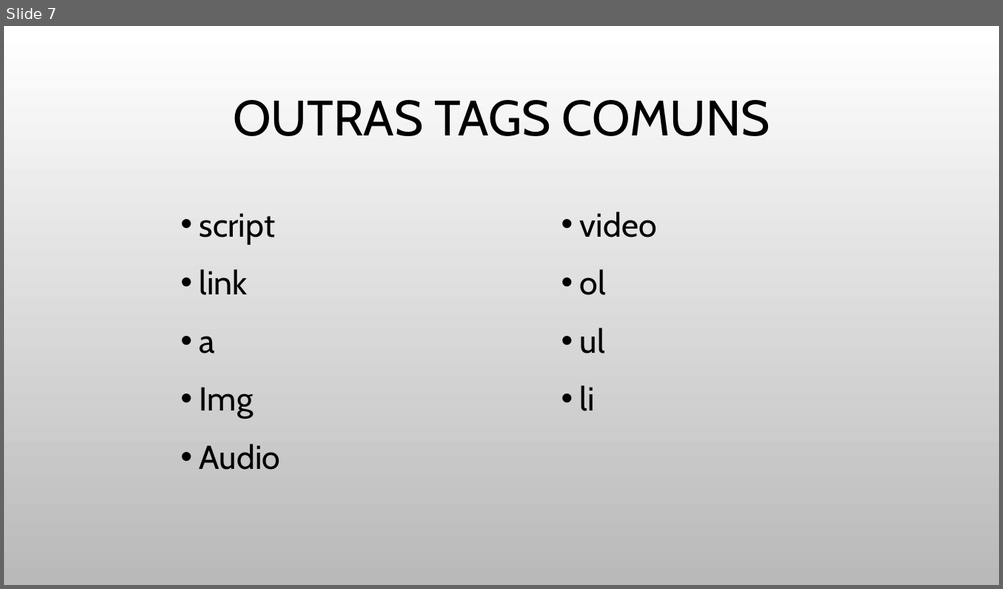
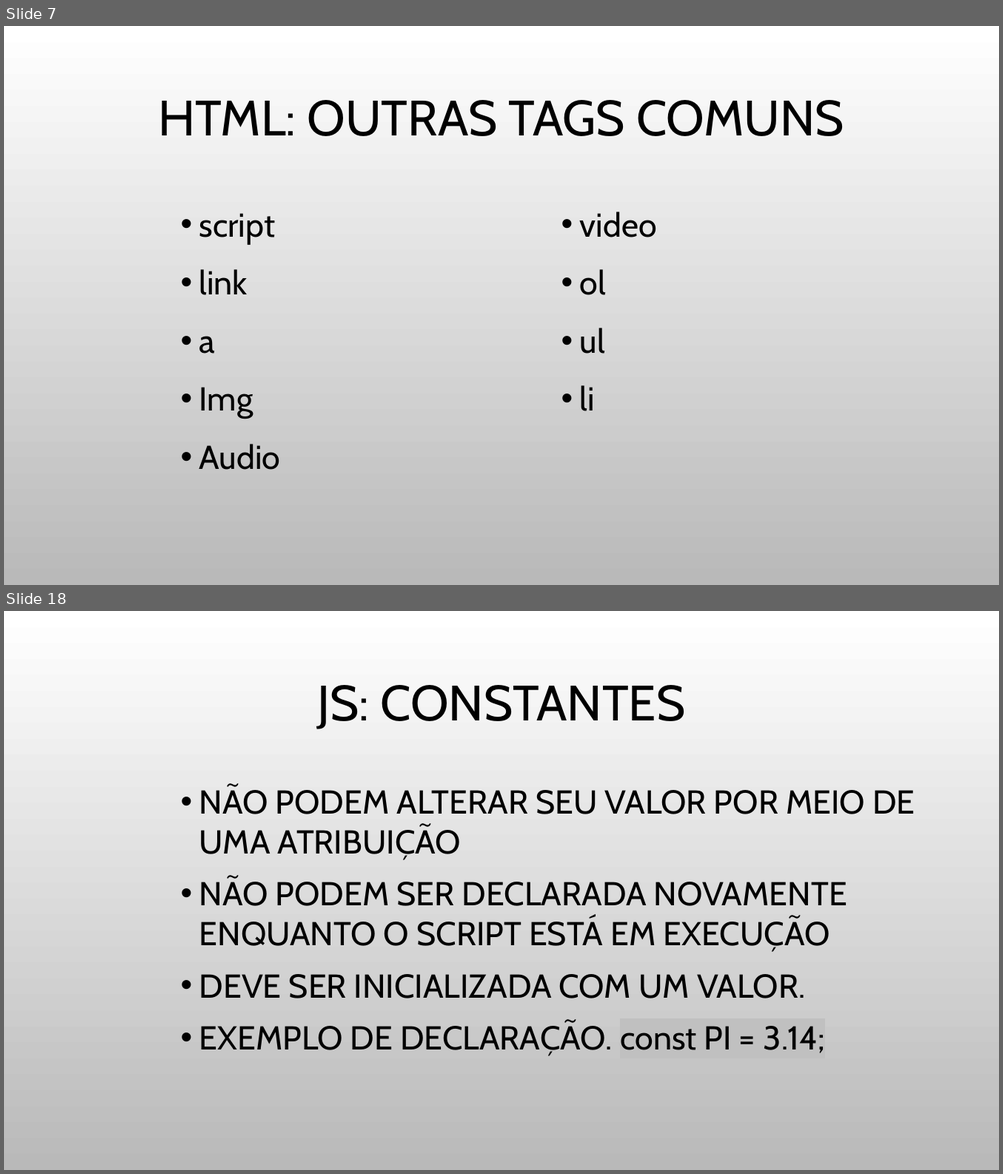
Before and after one commit to JulioCR-Oliveira/Trabalho-Topicos-Especiais, a slide deck: Arquivos/INTRODUÇÃO A FRONT-END.pptx. Shown one above the other, each under a label of ours: slide 7 before the commit, slides 7 and 18 after it; the slides between them are not shown. The pictures are 1003x589 and 1003x1174 pixels, drawn with LibreOffice and Linux fonts; fonts in the diff are those of the drawing; background and template pictures are left out. Boxes give left, top, right and bottom in pixels: in the first picture for what was removed or moved away, otherwise in the second. Text is boxed around its words. In the diff, an @@ line names an element or a change of style, - is before the commit and + after.

```diff
--- a/Arquivos/INTRODUÇÃO A FRONT-END.pptx
+++ b/Arquivos/INTRODUÇÃO A FRONT-END.pptx
@@ slide 18 added at (4,611,999,1170), background picture (left out) @@
@@ title added at (317,685,686,729), 48 pt, text #000000 @@
+JS: CONSTANTES
@@ text added at (199,786,914,1056), 32 pt, text #000000 @@
+• NÃO PODEM ALTERAR SEU VALOR POR MEIO DE UMA ATRIBUIÇÃO
+• NÃO PODEM SER DECLARADA NOVAMENTE ENQUANTO O SCRIPT ESTÁ EM EXECUÇÃO
+• DEVE SER INICIALIZADA COM UM VALOR.
+• EXEMPLO DE DECLARAÇÃO. const PI = 3.14;
@@ slide 7 changed as well @@
@@ title at (159,100,844,136): text changed @@
-OUTRAS TAGS COMUNS
+HTML: OUTRAS TAGS COMUNS
```
Also in this commit, not shown: 3 other slides changed, 16 other slides added, 1 other file.
